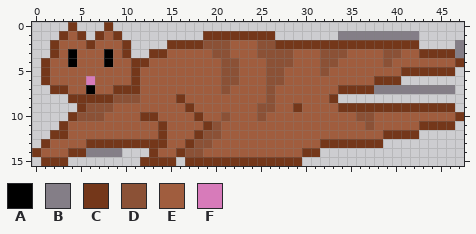
File history of a pixel-art file, design/pixel art/cat3.aseprite. The picture above is the old version.
48x16 pixels, 1 frame.
Palette (. is transparent): A #000000  B #847e87  C #74371a  D #8b5136  E #a05d3e  F #d77bba
Pixels before, first column x 0:
 0 ....C...C.......................................
 1 ...CEC.CEC.........CCCCCCCC.......BBBBBBBBB.....
 2 ..CEEECEEEC....CCCCDDDEEEDDCCCCCCCCCCCCCCCC....B
 3 ..CEAEEEAEC..CCEEEEEDDEEEDDDDEEEDDDEEEEDDEECCCCB
 4 .CEEAEEEAEECCEEEEEEEEDDEEEDDDEEEDDEEEEEDEEEEEEEC
 5 .CEEEEEEEEECEEEEEEEEEDDEEEDDEEEEDEEEEEEEECCCCCC.
 6 .CEEEEFEEEECEEEEEEEEEDDEEEDDEEEEEEEEEECCC.......
 7 ..CCEEAEECCCEEEEEEEEEDEEEEDEEEEEEECCCCBBBBBBBBB.
 8 ....CCCCCDDDEEEECEEEEEEEEEDEEEEEEC..............
 9 .....CDDDEEEEEEEECEEEEEEEDDEECEEEECCCCCCCCCCCCC.
10 ....CDDDEEEECCEEEECEEDEEEDEEEEEEEEEEDDEEEEEEEEEC
11 ...CEEEEEEEEEECEEEECDEEEEEEEEEEEEEEEEDEEEEECCCC.
12 ..CCEEEEEEEEEECEEECDDEEEEEEEEEEEEEEEEEECCCC.....
13 .CEEEECCCCCCCCCEECDDEEEEEEEEEEEECCCCCCC.........
14 CEEECCBBBB...CEECDDEEEEEEEEEEECC................
15 .CCC........CCCC.CCCCCCCCCCCCC..................
After:
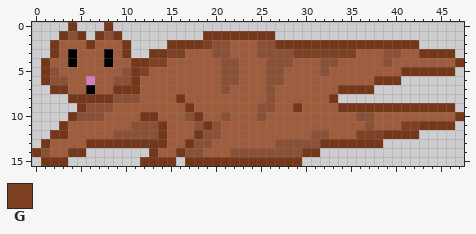
Colours new in this view: G #7e4123
Diff:
layer "Cat" added
layer "Layer 1" removed
Changed rows in their new state; - is an unchanged pixel.
first column x 1:
 1 ---D---D-------------------------.........-----
 2 ------------------G---------------------------.
 3 --------------GG------------GGGGGGG-----------.
 4 ------------GG---------------------------------
 5 -D-------D-G-----------------------------------
 6 -DD-----DD-------------------------------------
 7 -------------------------------------.........-
10 ----------------D------------------------------
11 ----------DDD----D----------------------GG-----
12 --------DDDDD-----------------DD---GGG---------
13 --------------------------DDDDD----------------
14 D----....------------DDDDDDDD------------------
Boxes around the changes in both pictures, in picture pixels (x1, y1, x2, y2):
changed: (50, 31, 464, 157)
changed: (41, 148, 50, 157)
